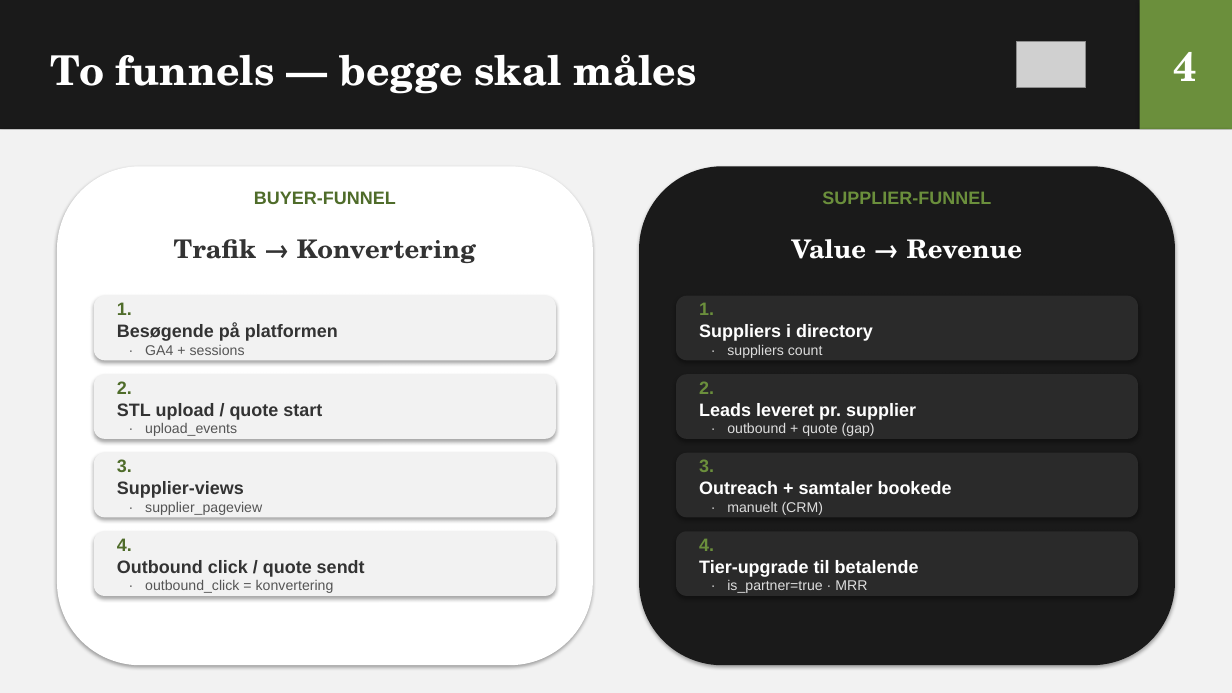
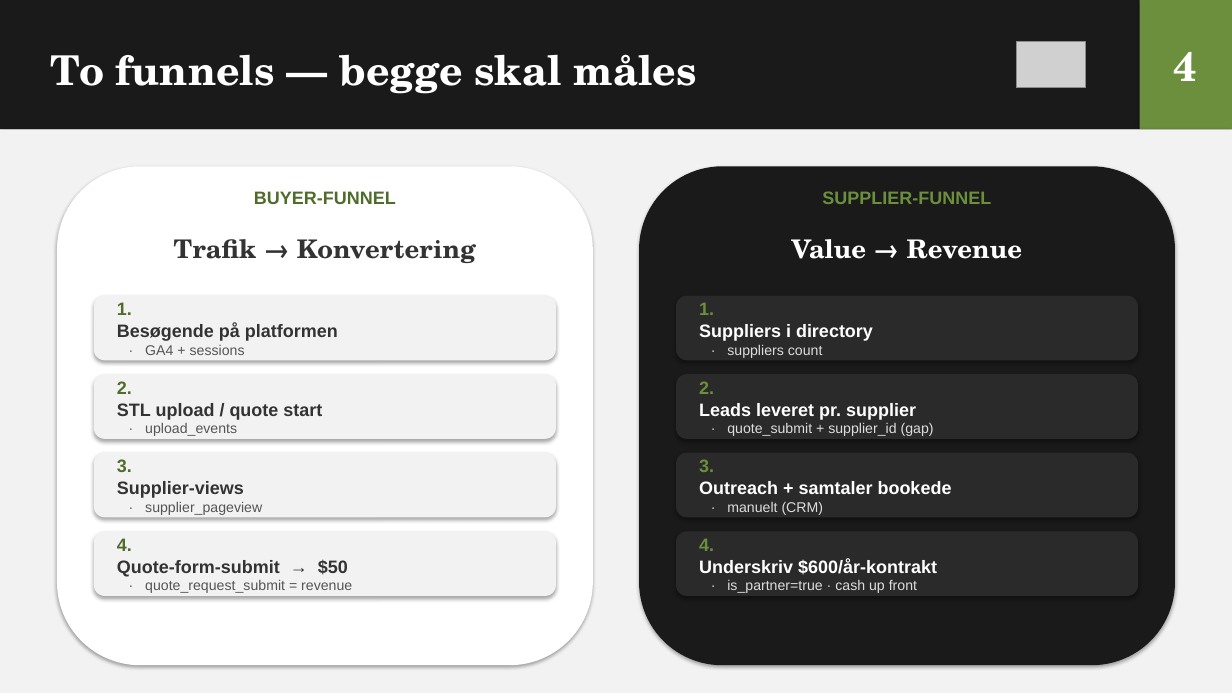
Before and after one commit to chrnymark-web/amsupplycheck, a slide deck: slide 4 of SupplyCheck_Weekly_KPI_Deck.pptx. Drawn at 1232x693 pixels with LibreOffice and Linux fonts; fonts in the diff are those of the drawing; grey boxes stand for pictures. Boxes give left, top, right and bottom in pixels: in the first picture for what was removed or moved away, otherwise in the second. Text is boxed around its words. In the diff, an @@ line names an element or a change of style, - is before the commit and + after.

```diff
--- a/SupplyCheck_Weekly_KPI_Deck.pptx
+++ b/SupplyCheck_Weekly_KPI_Deck.pptx
@@ text at box(727, 423, 934, 436): text changed @@
-· outbound + quote (gap)
+· quote_submit + supplier_id (gap)
@@ text at box(117, 560, 352, 593): text changed @@
-Outbound click / quote sendt
-· outbound_click = konvertering
+Quote-form-submit → $50
+· quote_request_submit = revenue
@@ text at box(699, 559, 937, 593): text changed; size 14 to 11 pt; text colour #FFFFFF to #DDDDDD; bold off @@
-Tier-upgrade til betalende
-· is_partner=true · MRR
+Underskriv $600/år-kontrakt
+· is_partner=true · cash up front
```
Also in this commit, not shown: 8 other slides changed, 1 slide added, 1 slide removed, 1 other file.
